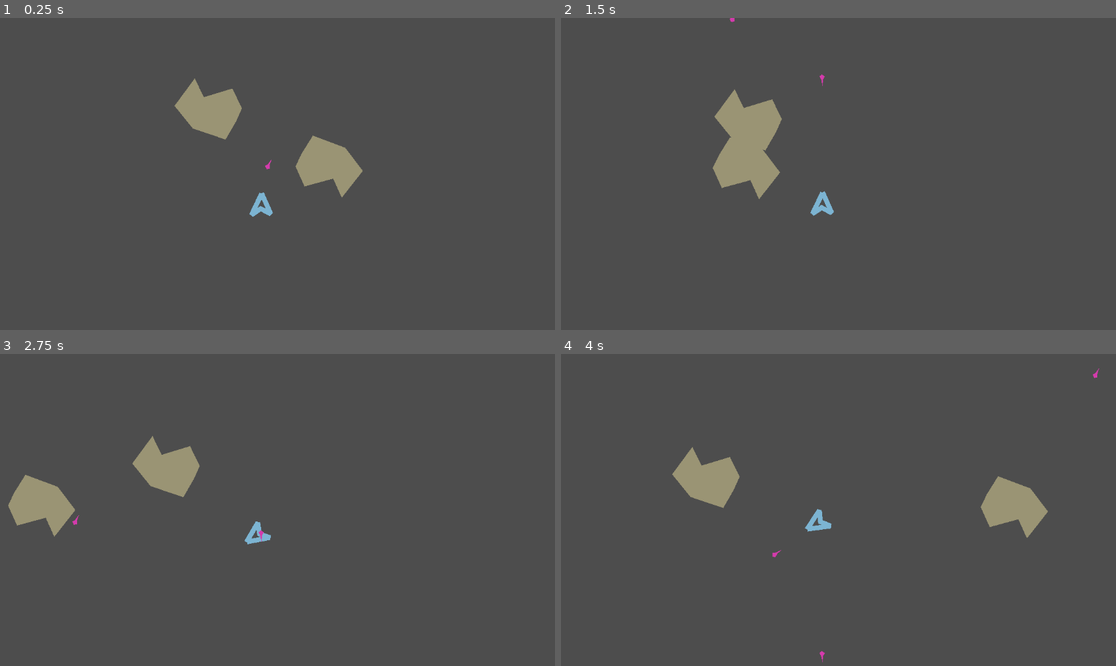
Above: before the commit, frames 1-4 (two rows, left to right).
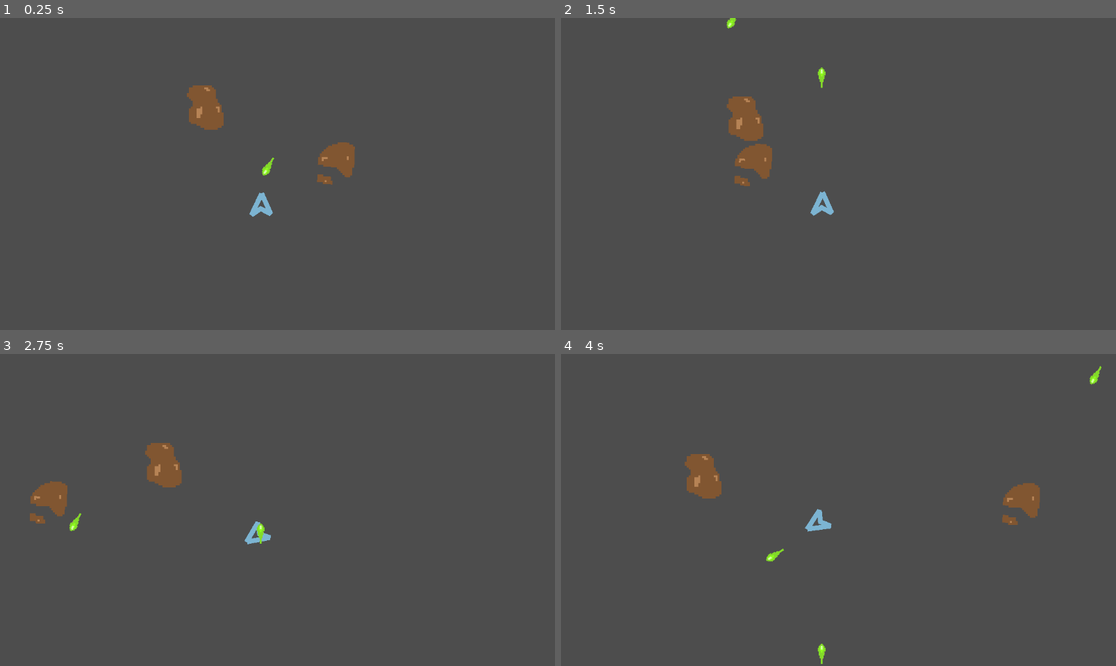
Above: after the commit, the same moments.

Repository: unblinky/space-rocks-plus
Game: Godot game, scene res://Main/Main.tscn
Two runs of this game, one before a commit and one after it. Both use one fixed random seed, a clock stepped at 60 frames per second and the inputs below.
Inputs (mouse positions are in pixels of both pictures, inside the frame that each line leads up to):
- Up to frame 1 (0.25 s): no input
- Up to frame 2 (1.5 s): move the mouse to (960, 158) at 0.52 s; click (960, 158) at 0.6 s; move the mouse to (727, 189) at 1.27 s; right-click (727, 189) at 1.35 s
- Up to frame 3 (2.75 s): move the mouse to (333, 441) at 2.02 s; hold A (turn_ccw) from 2.03 s (still down)
- Up to frame 4 (4 s): move the mouse to (810, 572) at 2.77 s; release A (turn_ccw) at 2.78 s; tap D (turn_cw) at 2.85 s; move the mouse to (1005, 556) at 3.52 s; click (1005, 556) at 3.6 s

The runs differ from the first frame. In frame 1, 2.9% of the frame differs, in the area x 31-66%, y 19-58%; in frame 2, 2.9%; in frame 3, 3.0%; in frame 4, 3.1%, in the area x 20-98%, y 3-100%.

Commit message:
New art assets.

Diff:
--- a/Code/Bullet/Bullet.tscn
+++ b/Code/Bullet/Bullet.tscn
@@ -1,6 +1,7 @@
 [gd_scene format=3 uid="uid://db3otv5j2cbxb"]
 
 [ext_resource type="Script" uid="uid://b3bidixqrwjxb" path="res://Bullet/Bullet.gd" id="1_qratc"]
+[ext_resource type="Texture2D" uid="uid://bvgu5t80vov6k" path="res://Bullet/assets/bullet.png" id="2_v7qj8"]
 
 [node name="Bullet" type="Node2D" unique_id=490998320]
 script = ExtResource("1_qratc")
@@ -8,3 +9,9 @@
 [node name="Polygon2D" type="Polygon2D" parent="." unique_id=1939225971]
 color = Color(0.83472717, 0.23181972, 0.6745137, 1)
 polygon = PackedVector2Array(-0.29057562, 7.963656, -4.4484696, -0.35213232, 0.3455912, -4.5685673, 6.8071146, -0.26088428, 3.4817295, 4.9333453, 1.5420431, 19.287037)
+
+[node name="Sprite2D" type="Sprite2D" parent="." unique_id=1044155219]
+texture_filter = 1
+position = Vector2(0, 9)
+scale = Vector2(2, 2)
+texture = ExtResource("2_v7qj8")
--- a/Code/Rock/Rock.gd
+++ b/Code/Rock/Rock.gd
@@ -1,5 +1,7 @@
 extends ScreenWrapper
 class_name Rock
+
+@onready var sprites: AnimatedSprite2D = $Sprites
 
 var main: Main
 var velocity: Vector2 = Vector2.ZERO # px / sec.
@@ -7,6 +9,8 @@
 
 func _ready() -> void:
 	velocity = Vector2(randf_range(-speed, speed), randf_range(-speed, speed))
+	# HACK: Not dynamic.
+	sprites.frame = randi_range(0, 3)
 
 func _process(delta: float) -> void:
 	super._process(delta)
--- a/Code/Rock/Rock.tscn
+++ b/Code/Rock/Rock.tscn
@@ -1,10 +1,38 @@
 [gd_scene format=3 uid="uid://duiesnqf505sd"]
 
 [ext_resource type="Script" uid="uid://b2mkb7rppk6pj" path="res://Rock/Rock.gd" id="1_wuppp"]
+[ext_resource type="Texture2D" uid="uid://qi4krif46tus" path="res://Rock/assets/rock_a.png" id="2_751ln"]
+[ext_resource type="Texture2D" uid="uid://dlj2el268n4rh" path="res://Rock/assets/rock_b.png" id="3_c4a8t"]
+[ext_resource type="Texture2D" uid="uid://dhvyy56v216bg" path="res://Rock/assets/rock_c.png" id="4_ru0k0"]
+
+[sub_resource type="SpriteFrames" id="SpriteFrames_m1swu"]
+animations = [{
+"frames": [{
+"duration": 1.0,
+"texture": ExtResource("2_751ln")
+}, {
+"duration": 1.0,
+"texture": ExtResource("3_c4a8t")
+}, {
+"duration": 1.0,
+"texture": ExtResource("4_ru0k0")
+}],
+"loop": true,
+"name": &"default",
+"speed": 5.0
+}]
 
 [node name="Rock" type="Node2D" unique_id=205476171]
 script = ExtResource("1_wuppp")
 
 [node name="Polygon2D" type="Polygon2D" parent="." unique_id=1785594501]
+visible = false
 color = Color(0.60456246, 0.5810292, 0.4556589, 1)
 polygon = PackedVector2Array(58, -42, -1, -24, -20, -63, -62, -6, -24, 41, 44, 64, 66, 26, 78, -1)
+
+[node name="Sprites" type="AnimatedSprite2D" parent="." unique_id=1075077379]
+texture_filter = 1
+scale = Vector2(4, 4)
+sprite_frames = SubResource("SpriteFrames_m1swu")
+frame = 2
+frame_progress = 0.66074896
Binary file added: Code/Bullet/assets/bullet.png
Not shown, added: Code/Bullet/assets/bullet.png.import
Binary file added: Code/Rock/assets/rock_a.png
Not shown, added: Code/Rock/assets/rock_a.png.import
Binary file added: Code/Rock/assets/rock_b.png
Not shown, added: Code/Rock/assets/rock_b.png.import
Binary file added: Code/Rock/assets/rock_c.png
Not shown, added: Code/Rock/assets/rock_c.png.import
Binary file added: Code/Ship/assets/ship.png
Not shown, added: Code/Ship/assets/ship.png.import
Binary file added: Code/Ship/assets/thrust_1.png
Not shown, added: Code/Ship/assets/thrust_1.png.import
(and 3 more such lines)
